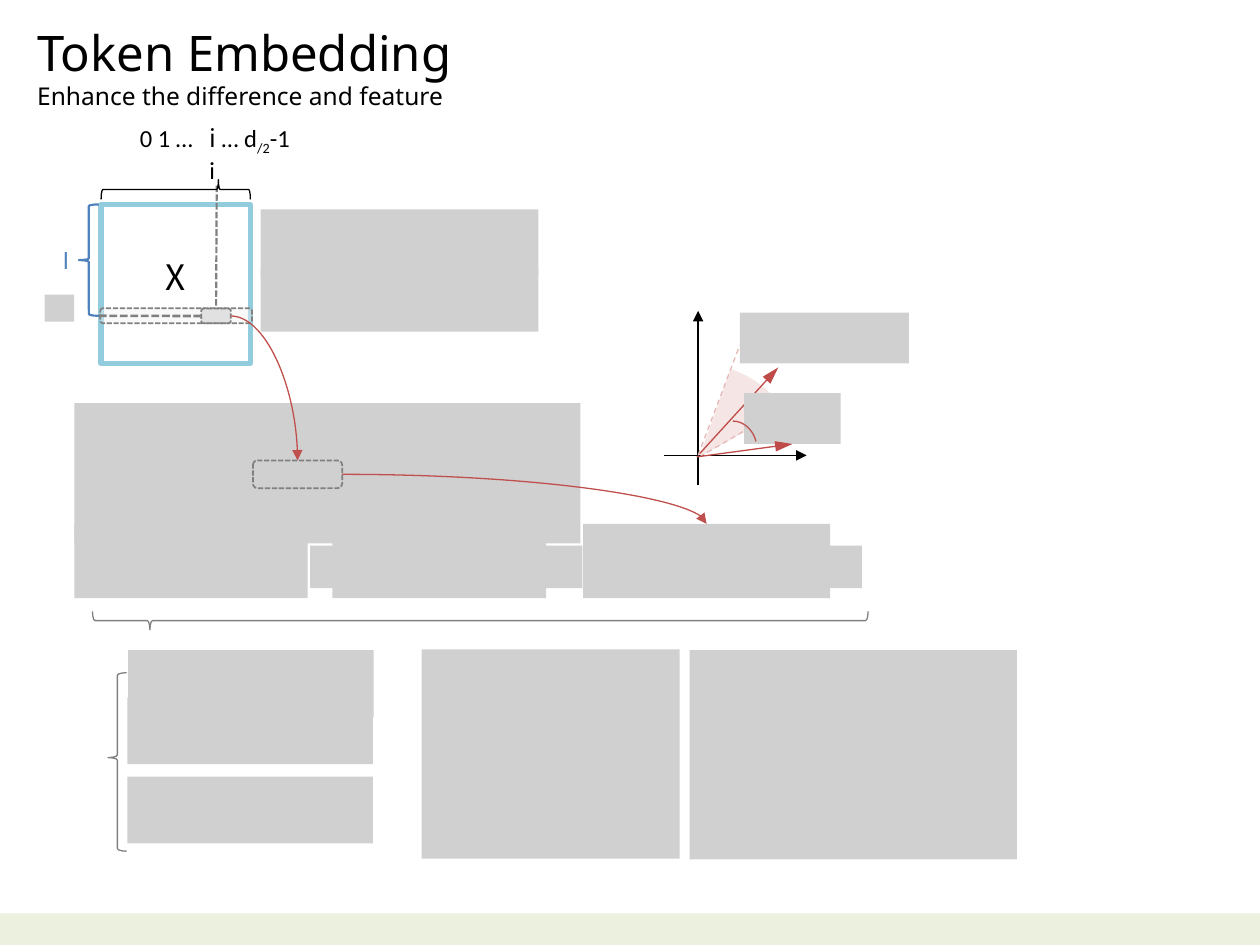
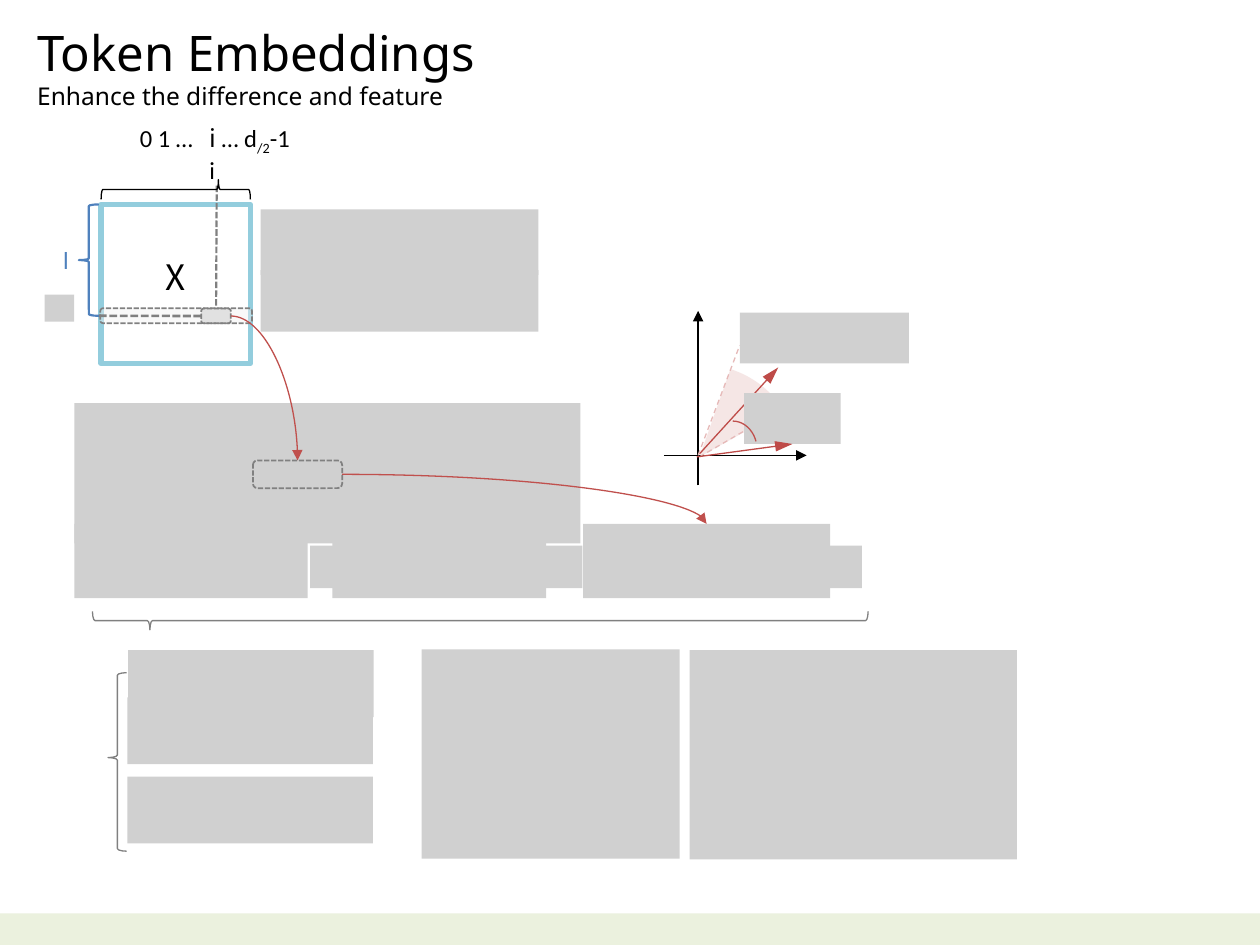
Before and after one commit to navibator/crazy-ai, a slide deck: slide 11 of ai.pptx. Drawn at 1260x945 pixels with LibreOffice and Linux fonts; fonts in the diff are those of the drawing; grey boxes stand for pictures; background and template pictures are left out. Boxes give left, top, right and bottom in pixels: in the first picture for what was removed or moved away, otherwise in the second. Text is boxed around its words. In the diff, an @@ line names an element or a change of style, - is before the commit and + after.

```diff
--- a/ai.pptx
+++ b/ai.pptx
@@ text at <box>37,33,474,83</box>: text changed @@
-Token Embedding
+Token Embeddings
```
Also in this commit, not shown: 4 other slides changed, 1 other file.
